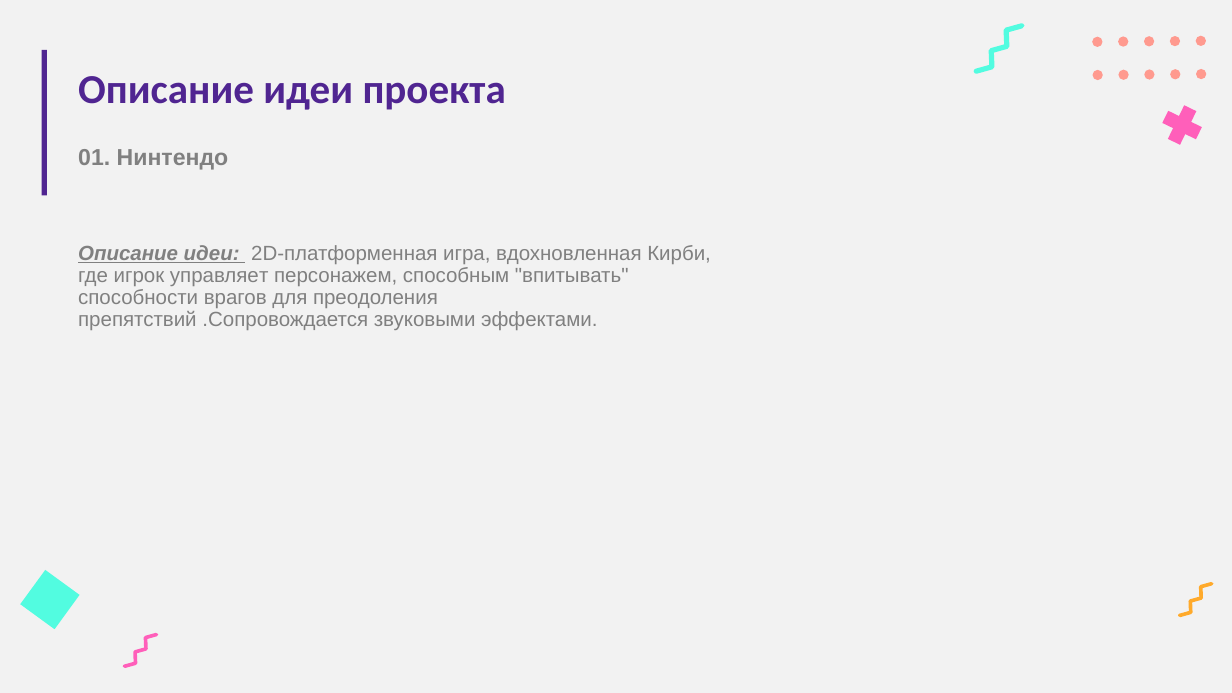
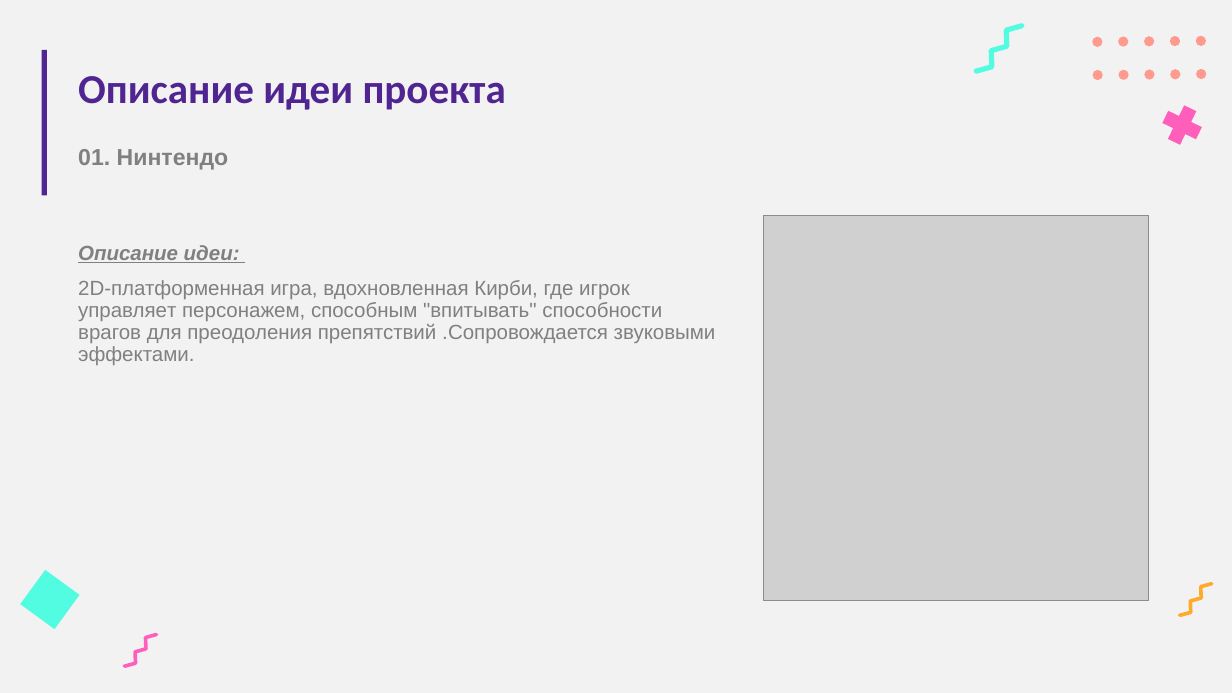
Before and after one commit to ullvea/project_pygame, a slide deck: slide 2 of for project protection/Черновик презентации.pptx. Drawn at 1232x693 pixels with LibreOffice and Linux fonts; fonts in the diff are those of the drawing; grey boxes stand for pictures. Boxes give left, top, right and bottom in pixels: in the first picture for what was removed or moved away, otherwise in the second. Text is boxed around its words. In the diff, an @@ line names an element or a change of style, - is before the commit and + after.

```diff
--- a/for project protection/Черновик презентации.pptx
+++ b/for project protection/Черновик презентации.pptx
@@ picture added at [764,215,1150,601] @@
@@ text at [78,245,716,365]: text changed @@
-Описание идеи: 2D-платформенная игра, вдохновленная Кирби, где игрок управляет персонажем, способным "впитывать" способности врагов для преодоления препятствий .Сопровождается звуковыми эффектами.
+Описание идеи:
+2D-платформенная игра, вдохновленная Кирби, где игрок управляет персонажем, способным "впитывать" способности врагов для преодоления препятствий .Сопровождается звуковыми эффектами.
```
Also in this commit, not shown: 6 other slides changed, 1 slide added, 1 slide removed, 1 other file.
